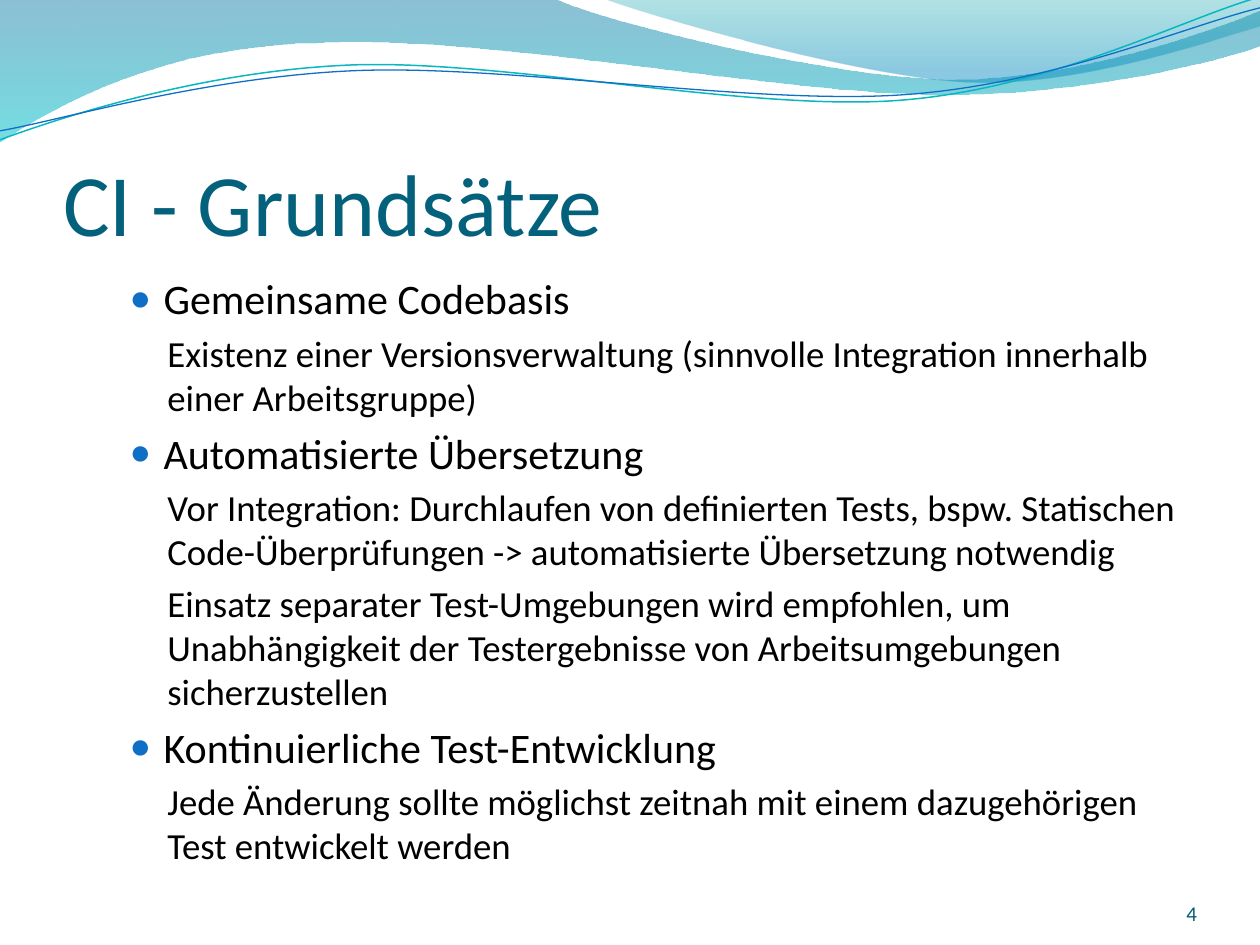
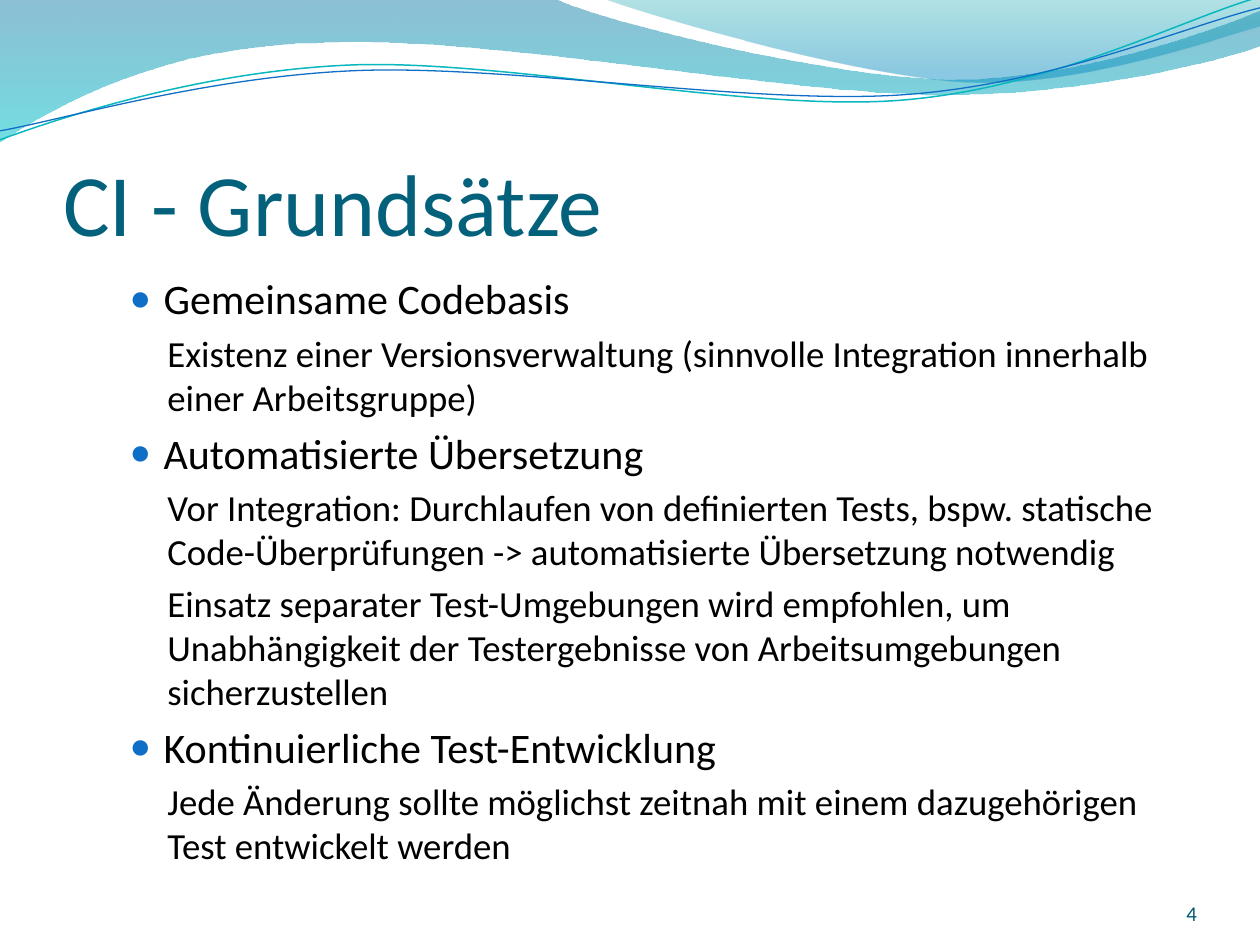
Before and after one commit to GitTyCat42/GITVortrag, a slide deck: slide 4 of SS2017_Git_2017-04-27_Nina-Stodolka_Johannes-Struzek.pptx. Drawn at 1260x945 pixels with LibreOffice and Linux fonts; fonts in the diff are those of the drawing; background and template pictures are left out. Boxes give left, top, right and bottom in pixels: in the first picture for what was removed or moved away, otherwise in the second. Text is boxed around its words. In the diff, an @@ line names an element or a change of style, - is before the commit and + after.

```diff
--- a/SS2017_Git_2017-04-27_Nina-Stodolka_Johannes-Struzek.pptx
+++ b/SS2017_Git_2017-04-27_Nina-Stodolka_Johannes-Struzek.pptx
@@ text at (167,495,1152,572): text changed @@
-    Vor Integration: Durchlaufen von definierten Tests, bspw. Statischen Code-Überprüfungen -> automatisierte Übersetzung notwendig
+    Vor Integration: Durchlaufen von definierten Tests, bspw. statische Code-Überprüfungen -> automatisierte Übersetzung notwendig
```
Also in this commit, not shown: 1 other slide changed, 3 other files.
